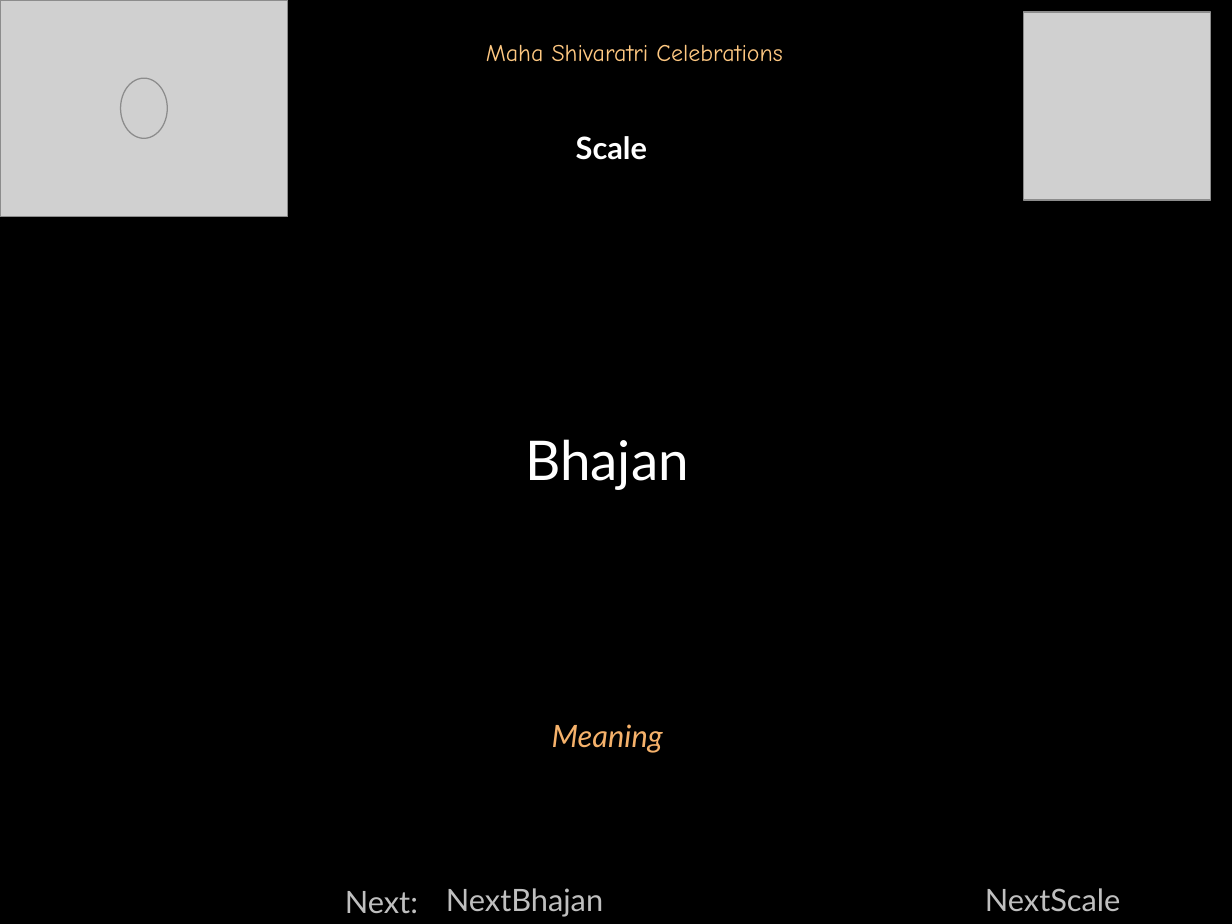
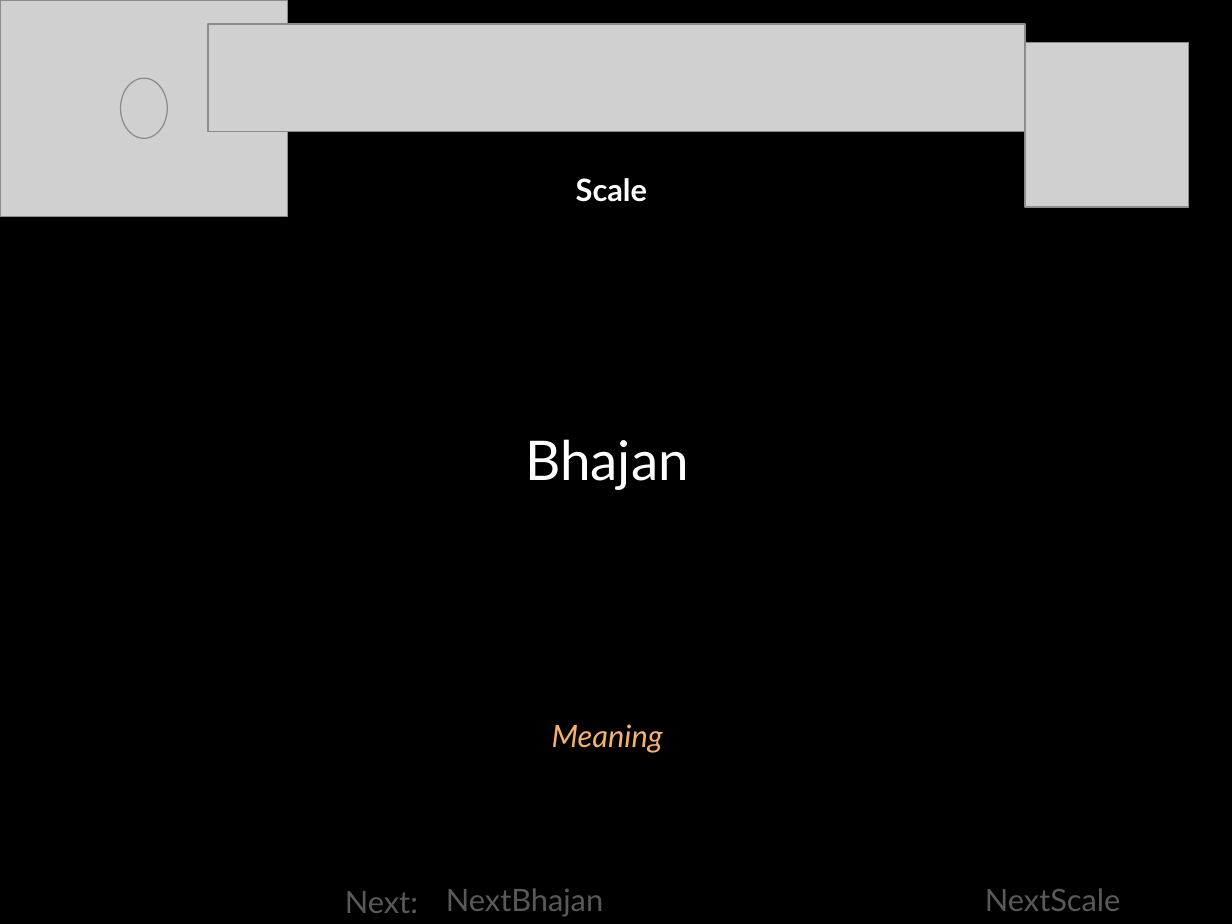
Before and after one commit to rkanadam/saibhajanmaker, a slide deck: slide 1 of WebContent/WEB-INF/templates/Shivaratri2019/master.pptx. Drawn at 1232x924 pixels with LibreOffice and Linux fonts; fonts in the diff are those of the drawing; grey boxes stand for pictures. Boxes give left, top, right and bottom in pixels: in the first picture for what was removed or moved away, otherwise in the second. Text is boxed around its words. In the diff, an @@ line names an element or a change of style, - is before the commit and + after.

```diff
--- a/WebContent/WEB-INF/templates/Shivaratri2019/master.pptx
+++ b/WebContent/WEB-INF/templates/Shivaratri2019/master.pptx
@@ picture added at <box>208,25,1025,132</box> @@
@@ text removed at <box>486,44,783,62</box> @@
-Maha Shivaratri Celebrations
@@ picture: place and size @@
-picture at <box>1024,12,1211,201</box>
+picture at <box>1025,42,1189,207</box>
@@ text "Scale": place and size @@
-text "Scale" at <box>576,136,647,160</box>
+text "Scale" at <box>576,178,647,202</box>
@@ text colour #BFBFBF to #595959 in 3 elements at <box>985,888,1121,911</box>, <box>446,888,603,917</box>, <box>345,891,418,913</box> @@
```
